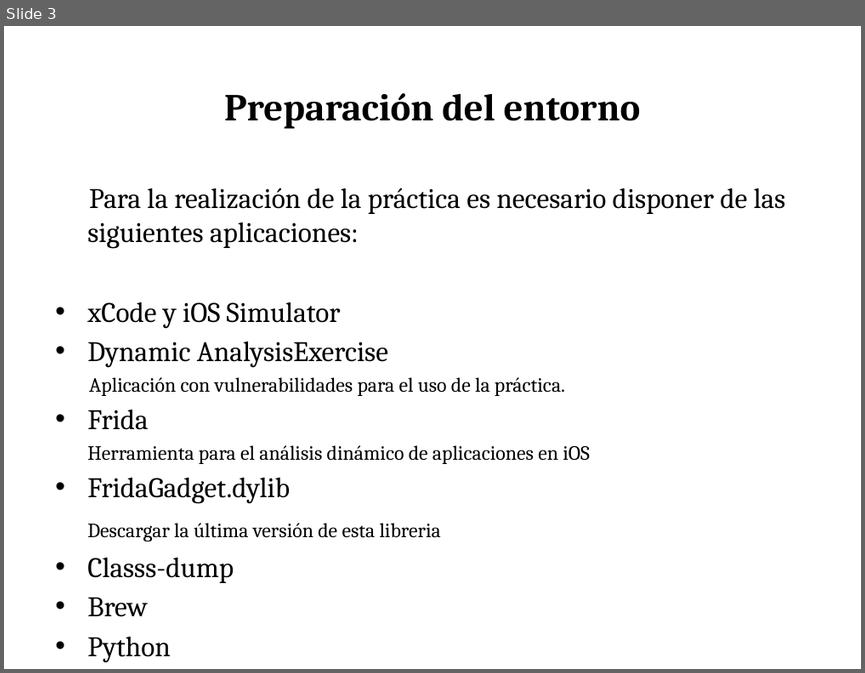
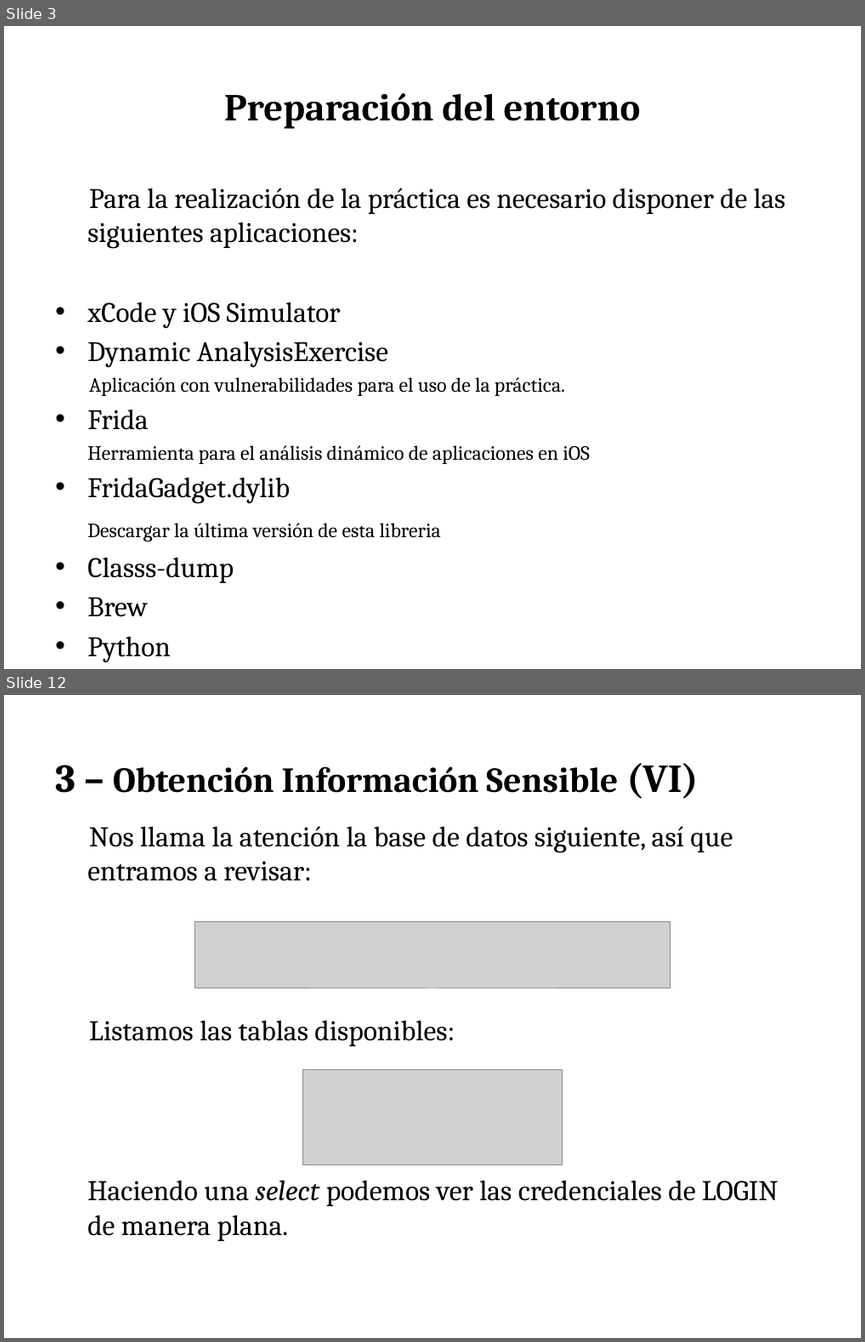
Before and after one commit to press1key/Sistemas-Ubicuos, a slide deck: Cybersecurity Management UPC - Sistemas Ubicuos iOS.pptx. Shown one above the other, each under a label of ours: slide 3 before the commit, slides 3 and 12 after it; the slides between them are not shown. The pictures are 865x673 and 865x1342 pixels, drawn with LibreOffice and Linux fonts; fonts in the diff are those of the drawing; grey boxes stand for pictures. Boxes give left, top, right and bottom in pixels: in the first picture for what was removed or moved away, otherwise in the second. Text is boxed around its words. In the diff, an @@ line names an element or a change of style, - is before the commit and + after.

```diff
--- a/Cybersecurity Management UPC - Sistemas Ubicuos iOS.pptx
+++ b/Cybersecurity Management UPC - Sistemas Ubicuos iOS.pptx
@@ slide 12 added at (4,695,861,1338), background #FFFFFF @@
@@ text added at (55,763,698,799), 29.6 pt, text #000000, bold @@
+3 – Obtención Información Sensible (VI)
@@ text added at (87,826,778,1241), 24 pt, text #000000 @@
+Nos llama la atención la base de datos siguiente, así que entramos a revisar:
+Listamos las tablas disponibles:
+Haciendo una select podemos ver las credenciales de LOGIN de manera plana.
@@ picture added at (195,922,670,989) @@
@@ picture added at (303,1069,562,1164) @@
```
Also in this commit, not shown: 1 slide changed, 12 other slides added.
